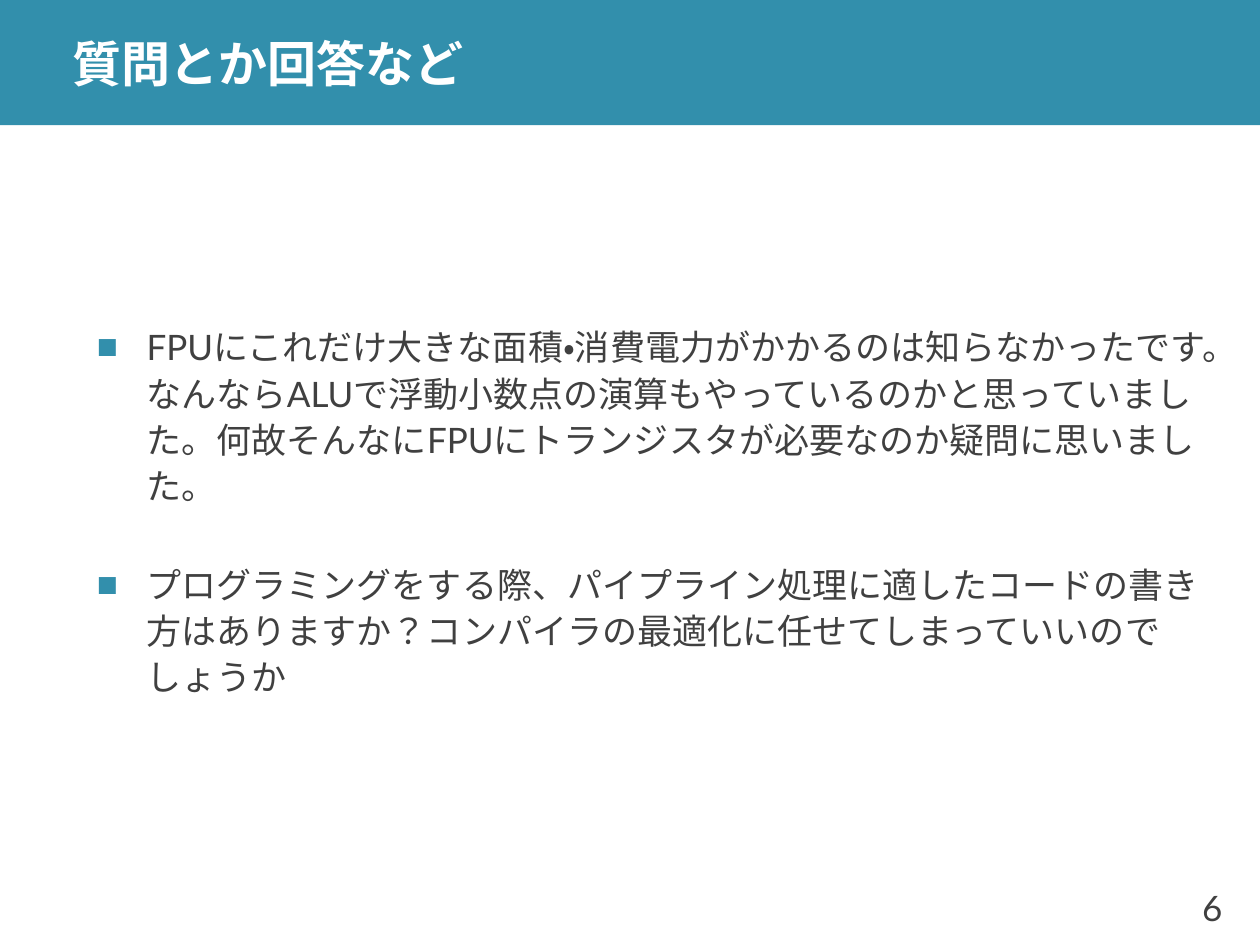
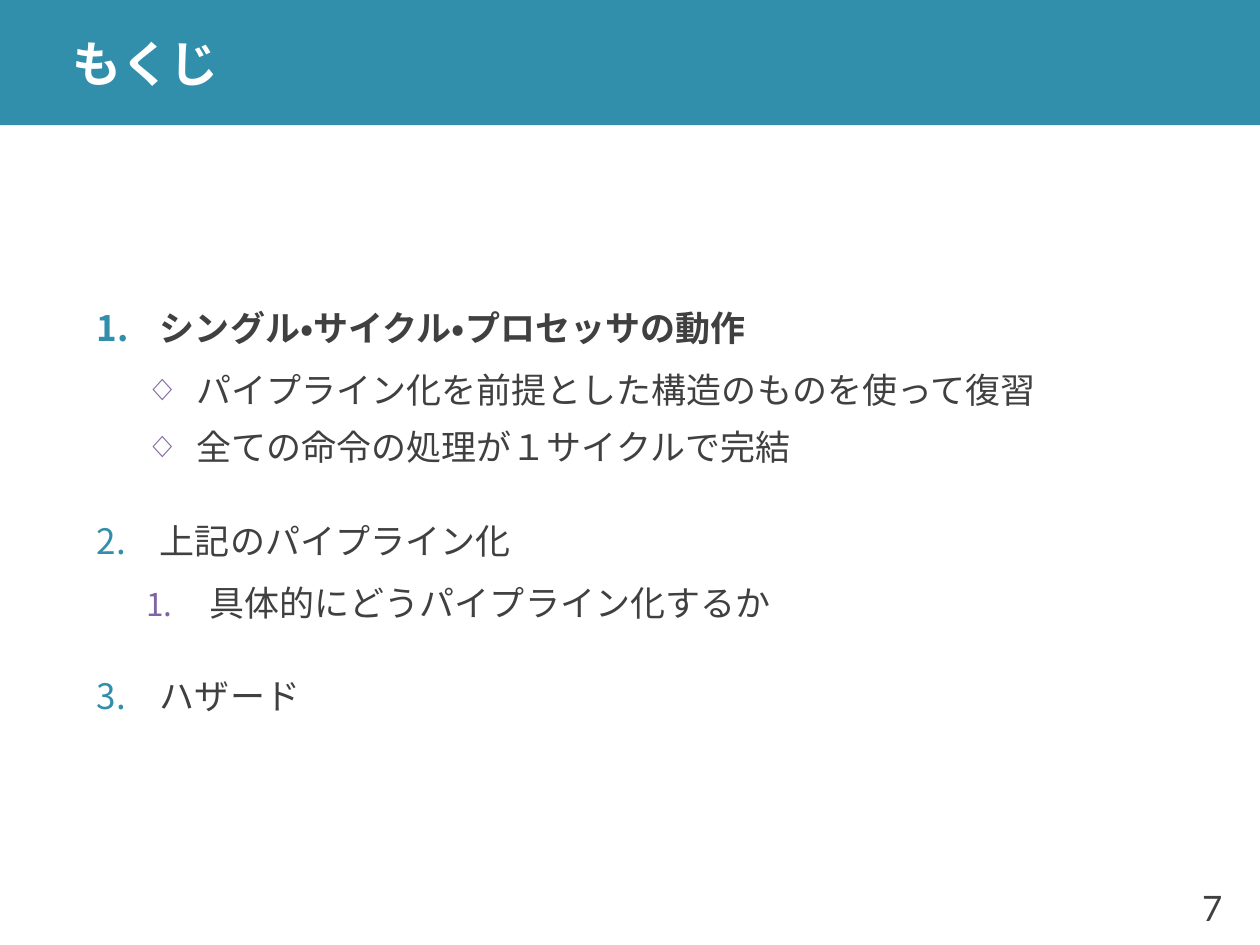
Before and after one commit to shioyadan/advanced-computer-organization, a slide deck: slide 7 of aco-shioya-04.pptx (slide 6 before the commit). Drawn at 1260x945 pixels with LibreOffice and Linux fonts; fonts in the diff are those of the drawing. Boxes give left, top, right and bottom in pixels: in the first picture for what was removed or moved away, otherwise in the second. Text is boxed around its words. In the diff, an @@ line names an element or a change of style, - is before the commit and + after.

Commit message:
パイプラインの話を第３回目から第４回目に移動
第３回にスケーリングの話を足したので，尺がたりなくなった

```diff
--- a/aco-shioya-04.pptx
+++ b/aco-shioya-04.pptx
@@ title at bbox=[72, 42, 219, 86]: text changed @@
-質問とか回答など
+もくじ
@@ text at bbox=[160, 311, 1036, 711]: text changed @@
-■ FPUにこれだけ大きな面積・消費電力がかかるのは知らなかったです。なんならALUで浮動小数点の演算もやっているのかと思っていました。何故そんなにFPUにトランジスタが必要なのか疑問に思いました。
-■ プログラミングをする際、パイプライン処理に適したコードの書き方はありますか？コンパイラの最適化に任せてしまっていいのでしょうか
+1. シングル・サイクル・プロセッサの動作
+  ◇ パイプライン化を前提とした構造のものを使って復習
+  ◇ 全ての命令の処理が１サイクルで完結
+2. 上記のパイプライン化
+  1. 具体的にどうパイプライン化するか
+3. ハザード
@@ page number at bbox=[1202, 896, 1222, 921]: text changed @@
-6
+7
```
Also in this commit, not shown: 11 other slides changed, 11 slides added, 9 slides removed, 1 other file.
